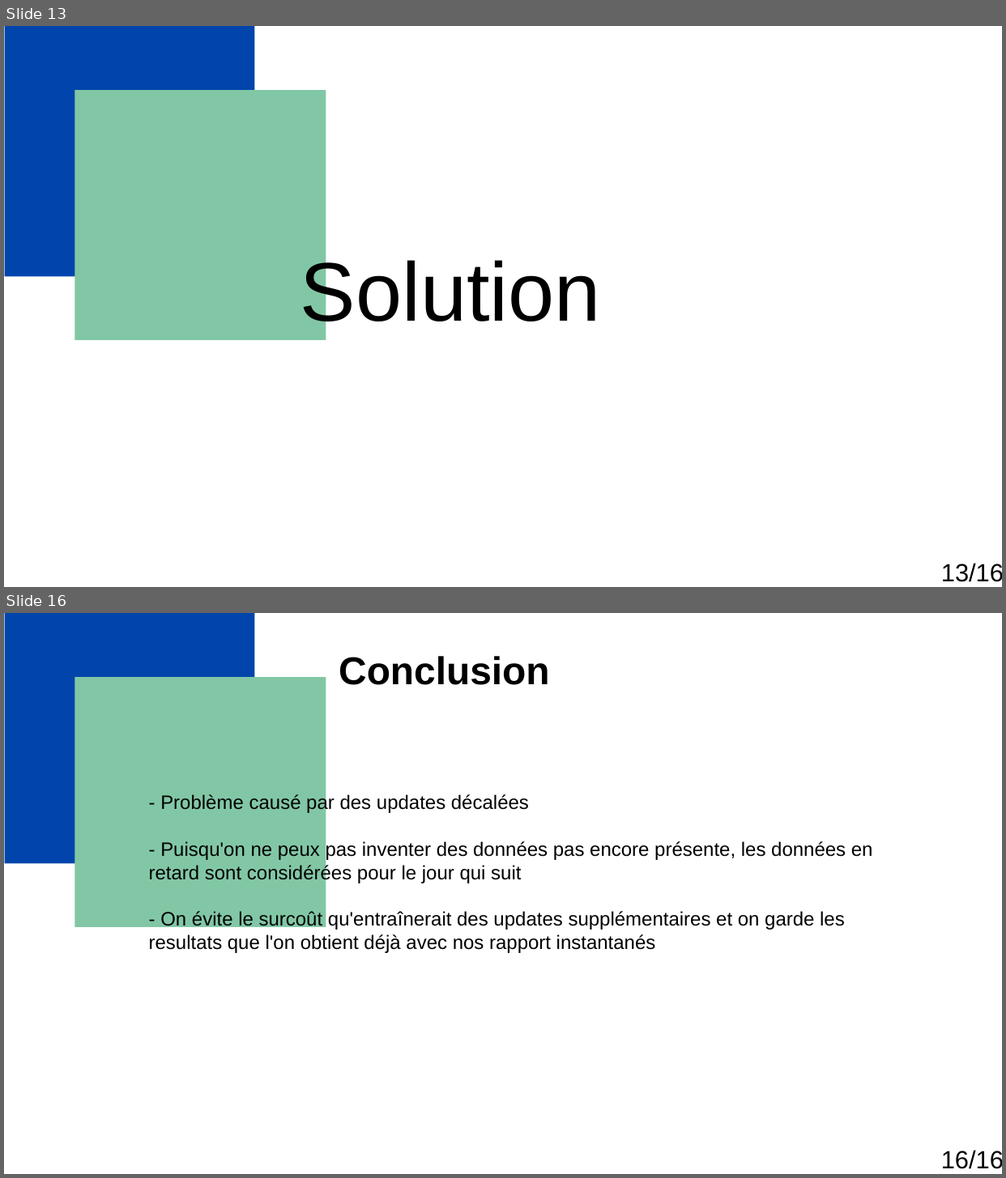
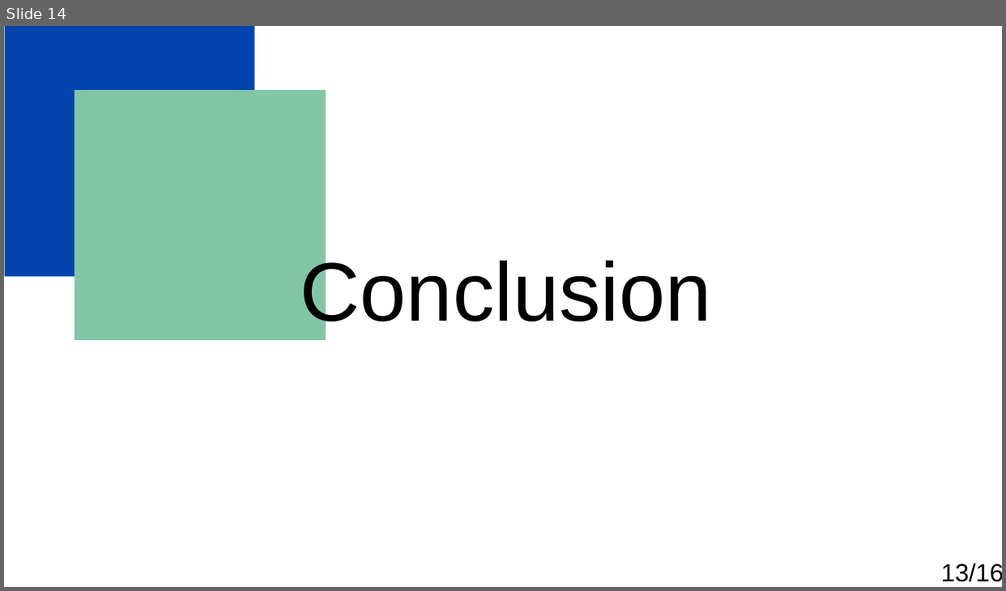
Before and after one commit to Florian-Biggio/Predict-Energy-and-CO2-for-building, a slide deck: Biggio_Florian_1_presentation_122024.odp. Shown one above the other, each under a label of ours: slides 13 and 16 before the commit, slide 14 after it; the slides between them are not shown. The pictures are 1006x1178 and 1006x591 pixels, drawn with LibreOffice and Linux fonts; fonts in the diff are those of the drawing. Boxes give left, top, right and bottom in pixels: in the first picture for what was removed or moved away, otherwise in the second. Text is boxed around its words. In the diff, an @@ line names an element or a change of style, - is before the commit and + after.

```diff
--- a/Biggio_Florian_1_presentation_122024.odp
+++ b/Biggio_Florian_1_presentation_122024.odp
@@ slide 16 removed at [4,613,1002,1174], background #FFFFFF; not listed: 5 template elements that a slide beside it also shows @@
@@ title removed at [339,656,549,685] @@
-Conclusion
@@ text removed at [149,794,873,953] @@
-- Problème causé par des updates décalées
-- Puisqu'on ne peux pas inventer des données pas encore présente, les données en retard sont considérées pour le jour qui suit
-- On évite le surcoût qu'entraînerait des updates supplémentaires et on garde les resultats que l'on obtient déjà avec nos rapport instantanés
@@ text removed at [941,1150,1002,1169] @@
-16/16
@@ what was slide 13 is now slide 14 @@
@@ slide 14 changed as well @@
@@ text at [300,255,712,337]: text changed @@
-Solution
+Conclusion
```
Also in this commit, not shown: 6 other slides changed, 6 slides added, 6 other slides removed, 14 other files.
